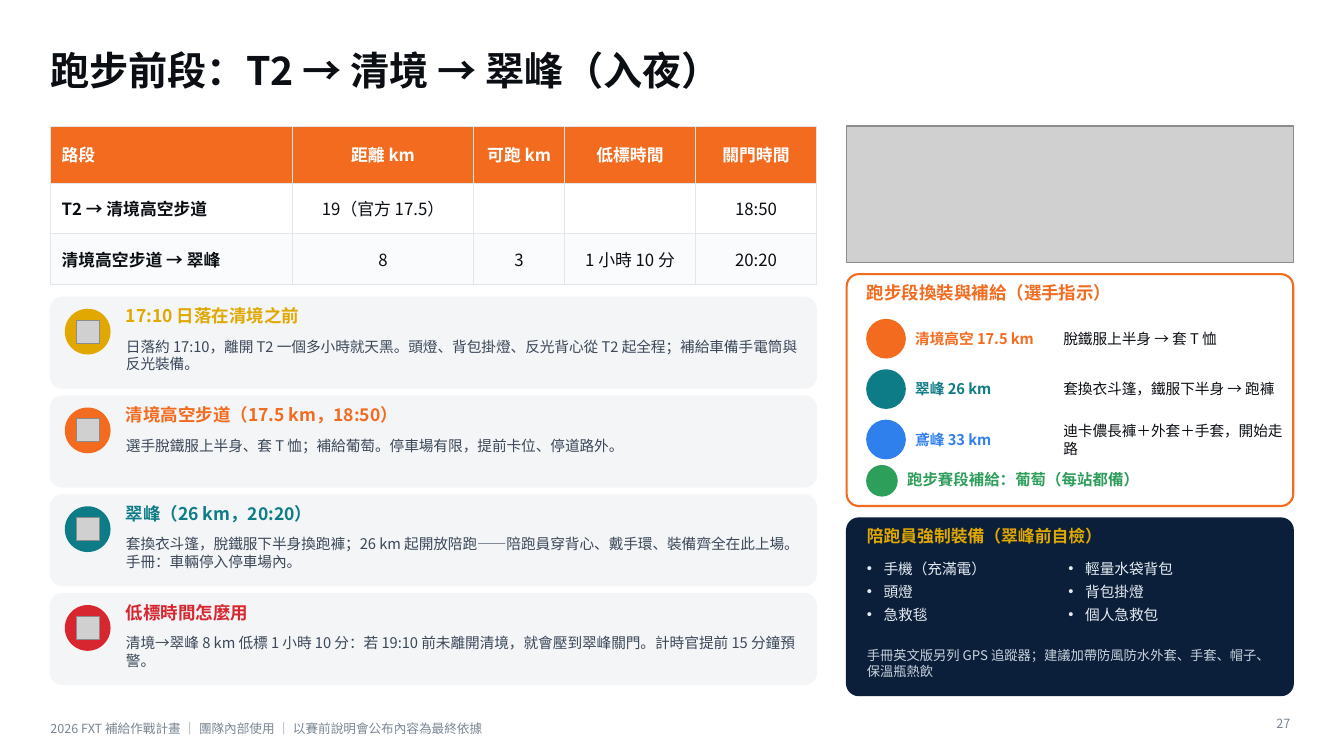
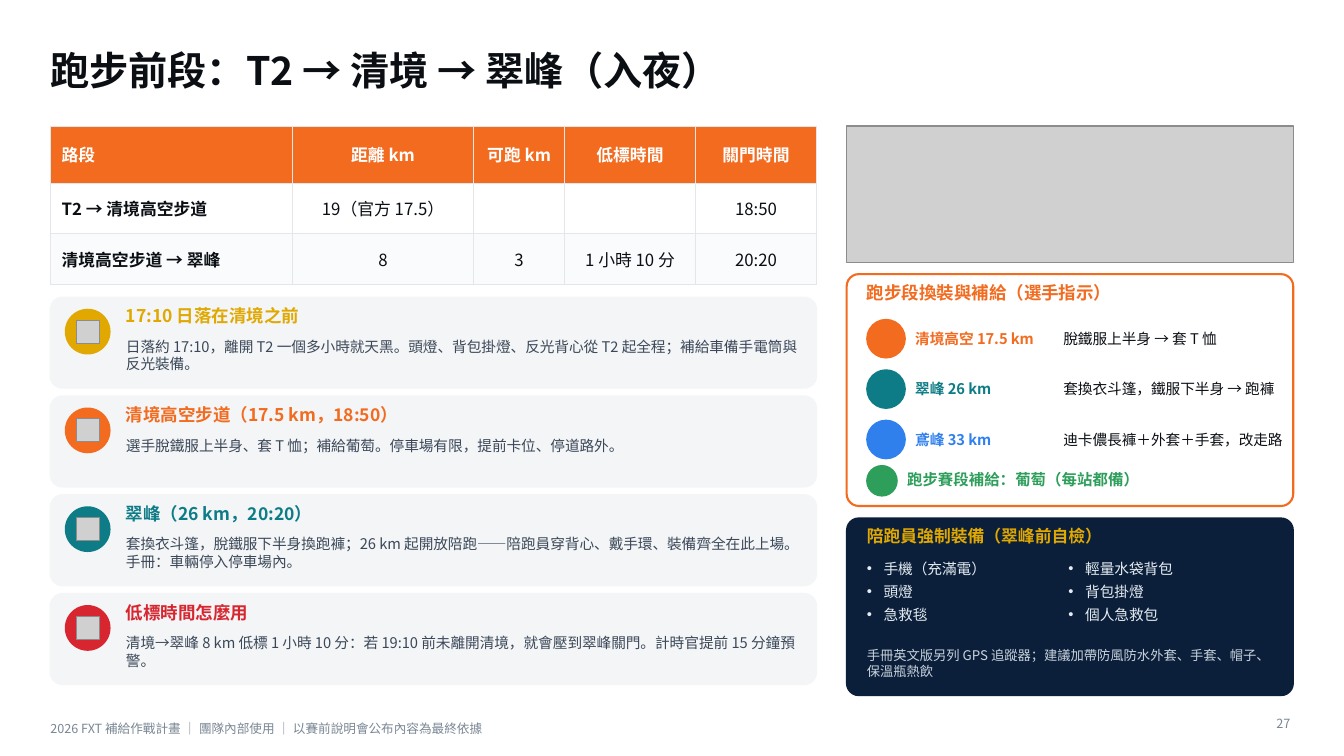
Before and after one commit to powermovebboy-sys/Race-site, a slide deck: slide 27 of deck/2026_FXT_補給作戰計畫.pptx. Drawn at 1344x756 pixels with LibreOffice and Linux fonts; fonts in the diff are those of the drawing; grey boxes stand for pictures; background and template pictures are left out. Boxes give left, top, right and bottom in pixels: in the first picture for what was removed or moved away, otherwise in the second. Text is boxed around its words. In the diff, an @@ line names an element or a change of style, - is before the commit and + after.

```diff
--- a/deck/2026_FXT_補給作戰計畫.pptx
+++ b/deck/2026_FXT_補給作戰計畫.pptx
@@ text at (x1=1063, y1=432, x2=1282, y2=447): text changed @@
-迪卡儂長褲＋外套＋手套，開始走路
+迪卡儂長褲＋外套＋手套，改走路
```
Also in this commit, not shown: 17 other slides changed, 9 other files.
